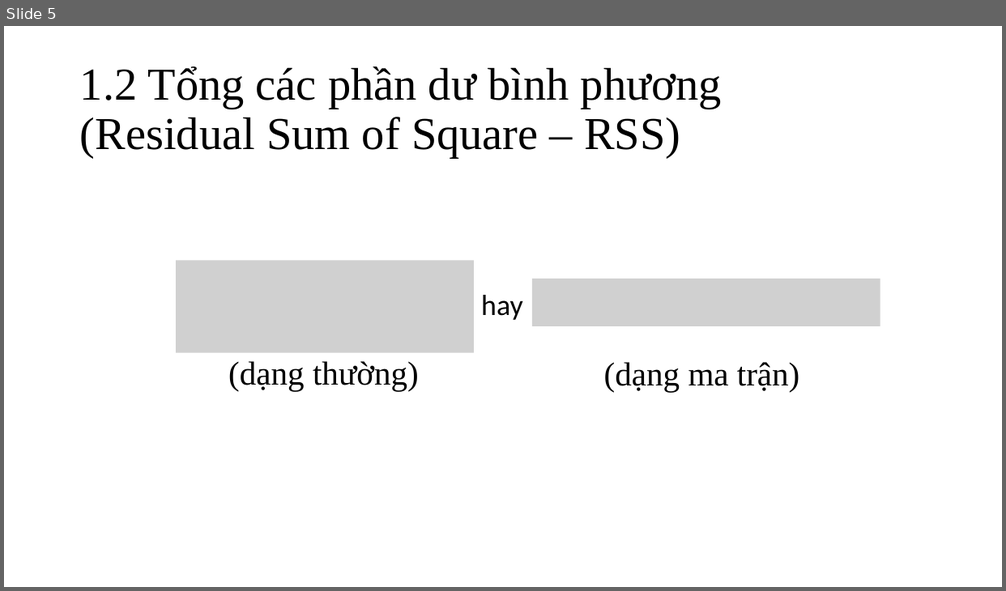
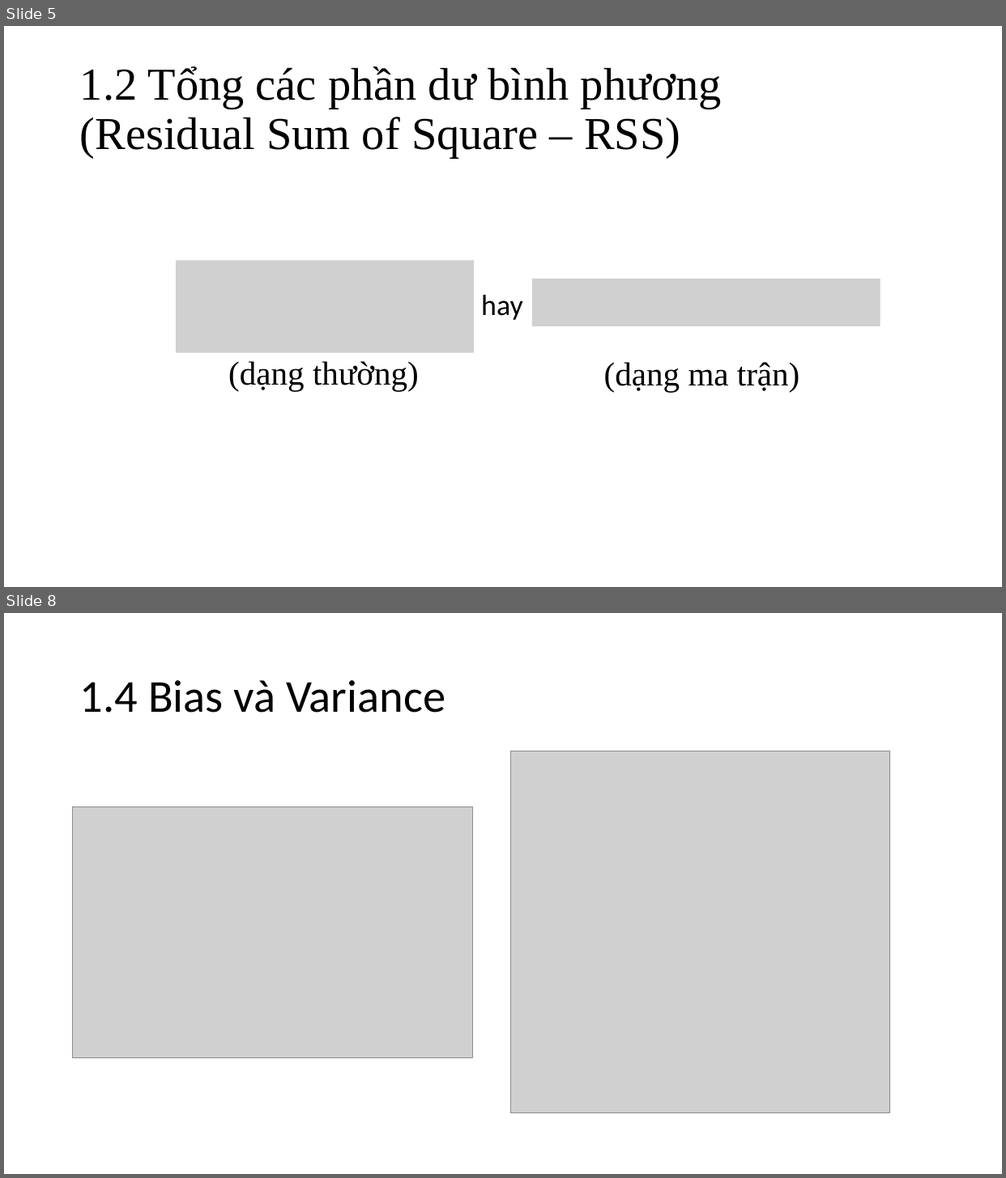
Before and after one commit to nguyenduyhanlam/ML_Final, a slide deck: Shrinkage Method.pptx. Shown one above the other, each under a label of ours: slide 5 before the commit, slides 5 and 8 after it; the slides between them are not shown. The pictures are 1006x591 and 1006x1178 pixels, drawn with LibreOffice and Linux fonts; fonts in the diff are those of the drawing; grey boxes stand for pictures. Boxes give left, top, right and bottom in pixels: in the first picture for what was removed or moved away, otherwise in the second. Text is boxed around its words. In the diff, an @@ line names an element or a change of style, - is before the commit and + after.

```diff
--- a/Shrinkage Method.pptx
+++ b/Shrinkage Method.pptx
@@ slide 8 added at (4,613,1002,1174), background #FFFFFF @@
@@ title added at (80,680,445,713), 44 pt, text #000000 @@
+1.4 Bias và Variance
@@ picture added at (511,752,889,1113) @@
@@ picture added at (73,807,473,1058) @@
```
Also in this commit, not shown: 23 other slides added, 1 slide removed, 5 other files.
